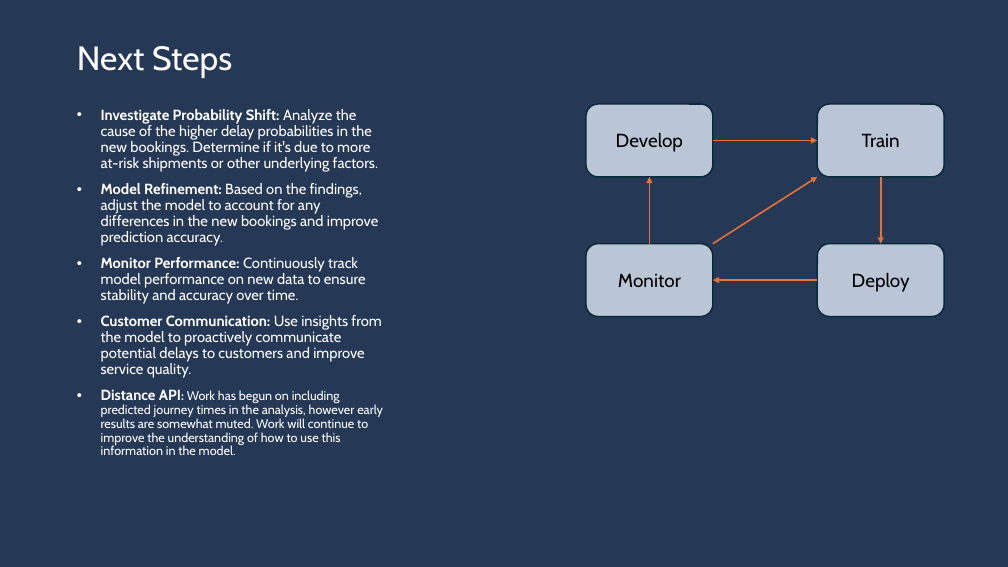
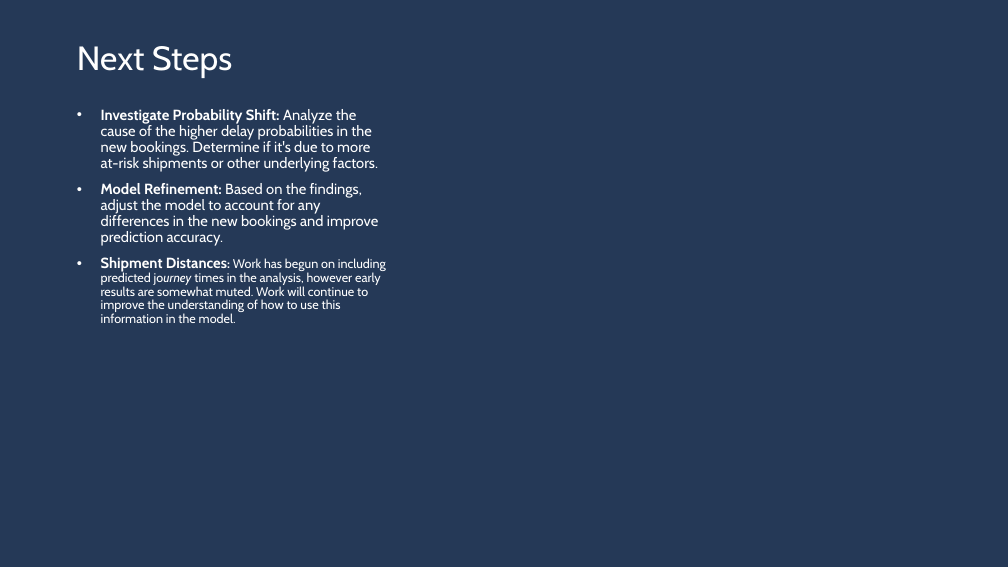
Before and after one commit to neils1984/digihaul, a slide deck: slide 7 of presentation/Delivery Delay Prediction.pptx. Drawn at 1008x567 pixels with LibreOffice and Linux fonts; fonts in the diff are those of the drawing. Boxes give left, top, right and bottom in pixels: in the first picture for what was removed or moved away, otherwise in the second. Text is boxed around its words. In the diff, an @@ line names an element or a change of style, - is before the commit and + after.

```diff
--- a/presentation/Delivery Delay Prediction.pptx
+++ b/presentation/Delivery Delay Prediction.pptx
@@ rounded rectangle removed at (586,104,713,177) @@
-Develop
@@ rounded rectangle removed at (817,104,944,177) @@
-Train
@@ arrow removed from (713, 141) to (817, 141) @@
@@ arrow removed from (650, 243) to (650, 177) @@
@@ arrow removed from (713, 243) to (817, 177) @@
@@ arrow removed from (881, 177) to (881, 243) @@
@@ text at (101,257,386,323): text changed; size 14 to 12 pt @@
-• Monitor Performance: Continuously track model performance on new data to ensure stability and accuracy over time.
-• Customer Communication: Use insights from the model to proactively communicate potential delays to customers and improve service quality.
-• Distance API: Work has begun on including predicted journey times in the analysis, however early results are somewhat muted. Work will continue to improve the understanding of how to use this information in the model.
+• Shipment Distances: Work has begun on including predicted journey times in the analysis, however early results are somewhat muted. Work will continue to improve the understanding of how to use this information in the model.
@@ rounded rectangle removed at (586,243,713,316) @@
-Monitor
@@ rounded rectangle removed at (817,243,944,316) @@
-Deploy
@@ arrow removed from (817, 281) to (713, 281) @@
```
Also in this commit, not shown: 3 other slides changed, 9 other files.
